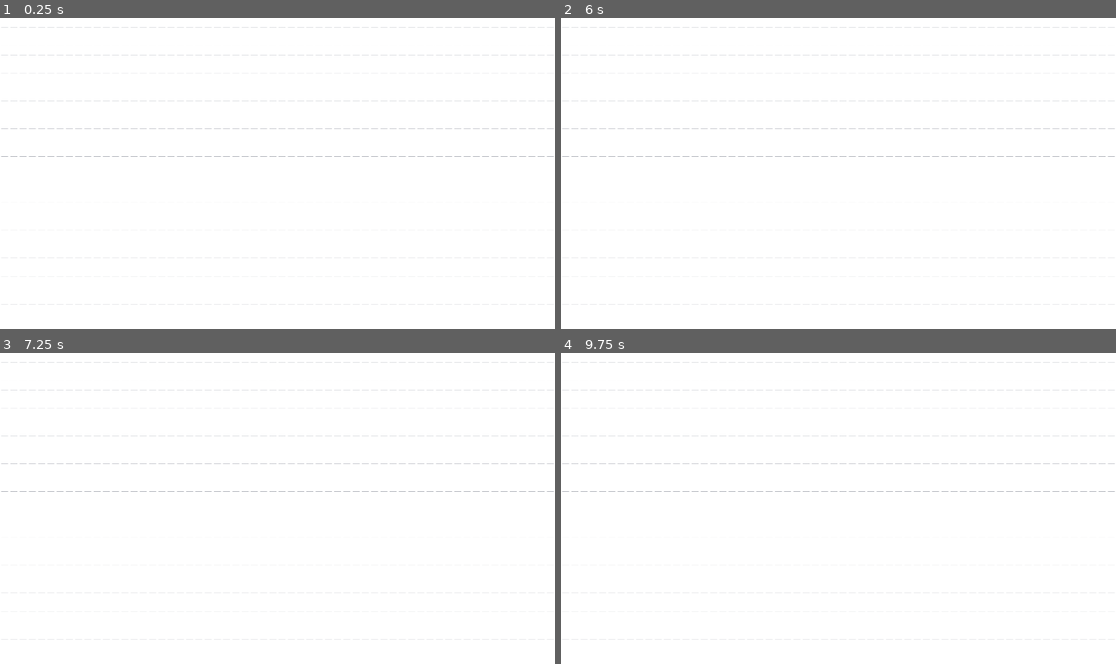
Above: before the commit, frames 1-4 (two rows, left to right).
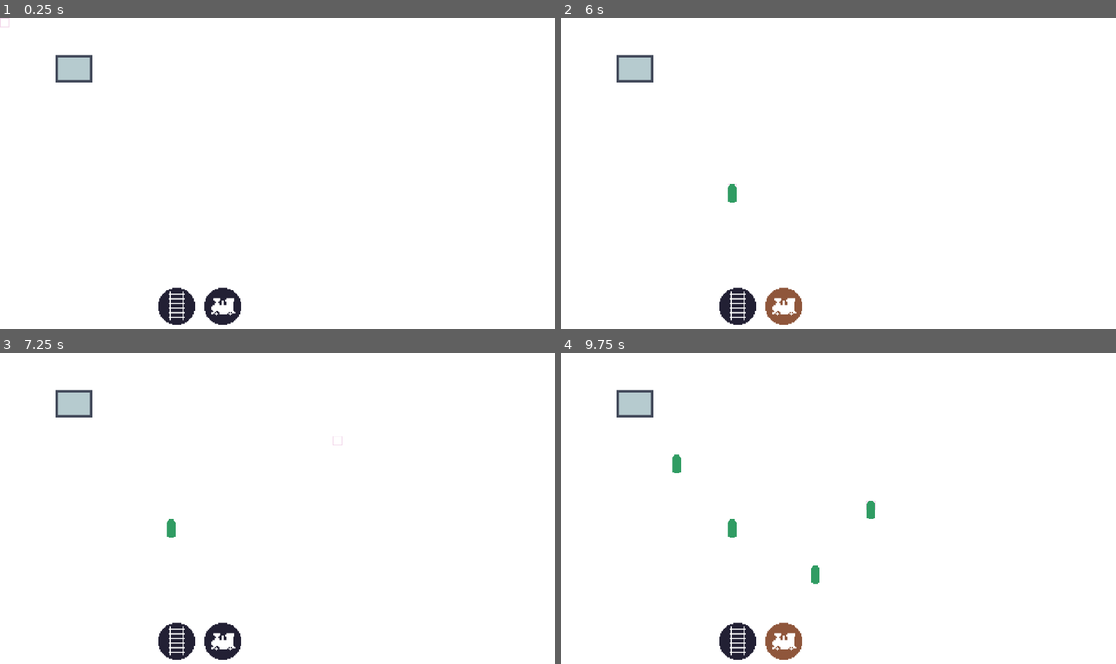
Above: after the commit, the same moments.

Repository: Paulb23/ludum_dare_45
Game: Godot game, scene res://game.tscn
Same seed, same stepped clock (60 frames per second), same inputs: the game is played once before the commit and once after it. Before the commit the project has no main scene; this scene is started directly in both runs.
Inputs (mouse positions are in pixels of both pictures, inside the frame that each line leads up to):
- Up to frame 1 (0.25 s): no input
- Up to frame 2 (6 s): click (738, 307) at 0.52 s; click (783, 307) at 1.27 s; click (738, 307) at 2.02 s; click (783, 307) at 2.77 s; click (738, 307) at 3.52 s; click (783, 307) at 4.27 s; tap Enter at 5 s; move the mouse to (960, 157) at 5.02 s; click (960, 157) at 5.17 s; tap Space at 5.75 s; move the mouse to (727, 189) at 5.77 s; click (727, 189) at 5.92 s
- Up to frame 3 (7.25 s): tap Enter at 6.5 s; move the mouse to (333, 440) at 6.52 s; click (333, 440) at 6.67 s
- Up to frame 4 (9.75 s): tap Space at 7.25, 8.75 s; move the mouse to (810, 570) at 7.27 s; click (810, 570) at 7.42 s; tap Enter at 8 s; move the mouse to (1005, 555) at 8.02 s; click (1005, 555) at 8.17 s; move the mouse to (672, 461) at 8.77 s; click (672, 461) at 8.92 s; move the mouse to (866, 508) at 9.52 s; click (866, 508) at 9.67 s

The runs differ from the first frame. In frame 1, 2.5% of the frame differs, in the area x 0-100%, y 0-99%; in frame 2, 2.6%; in frame 3, 2.6%; in frame 4, 2.8%, in the area x 0-100%, y 2-99%.

Commit message:
inital train placement and nav

Diff:
--- a/ludum_dare_45/game.gd
+++ b/ludum_dare_45/game.gd
@@ -1,5 +1,20 @@
 extends Node2D
 
+var train = preload("res://objects/train.tscn")
 
 func _ready() -> void:
 	$player.connect("place_tile", $level, "place_tile")
+	$player.connect("sell_tile", $level, "sell_tile")
+	$player.connect("buy_train", self, "_buy_train")
+
+	$ui.connect("build_rail_toggled", $player, "set_building_rail")
+	$ui.connect("place_train_toggled", $player, "set_place_train")
+
+func _buy_train(x : int, y : int) -> void:
+	var new_train = train.instance()
+	new_train.position = $level/nav/map.map_to_world(Vector2(x,y))
+	$trains.add_child(new_train)
+
+	var points = $level/nav.get_simple_path(new_train.position, $level/stations/station.position, false)
+	if (points.size() > 0 && points[0] == new_train.position):
+		$Line2D.points = points
--- a/ludum_dare_45/game.tscn
+++ b/ludum_dare_45/game.tscn
@@ -1,19 +1,79 @@
-[gd_scene load_steps=5 format=2]
+[gd_scene load_steps=13 format=2]
 
 [ext_resource path="res://scripts/level.gd" type="Script" id=1]
 [ext_resource path="res://tiles/tileset.tres" type="TileSet" id=2]
 [ext_resource path="res://player.tscn" type="PackedScene" id=3]
 [ext_resource path="res://game.gd" type="Script" id=4]
+[ext_resource path="res://icons/rail_icon.png" type="Texture" id=5]
+[ext_resource path="res://icons/rail_icon_hover.png" type="Texture" id=6]
+[ext_resource path="res://icons/rail_icon_active.png" type="Texture" id=7]
+[ext_resource path="res://scripts/ui.gd" type="Script" id=8]
+[ext_resource path="res://icons/train_icon.png" type="Texture" id=9]
+[ext_resource path="res://icons/train_icon_hover.png" type="Texture" id=10]
+[ext_resource path="res://icons/train_icon_active.png" type="Texture" id=11]
+[ext_resource path="res://objects/station.tscn" type="PackedScene" id=12]
 
 [node name="game" type="Node2D"]
 script = ExtResource( 4 )
 
-[node name="level" type="TileMap" parent="."]
+[node name="level" type="Node2D" parent="."]
+script = ExtResource( 1 )
+
+[node name="nav" type="Navigation2D" parent="level"]
+
+[node name="map" type="TileMap" parent="level/nav"]
 tile_set = ExtResource( 2 )
 cell_size = Vector2( 32, 32 )
 cell_custom_transform = Transform2D( 32, 0, 0, 32, 0, 0 )
 centered_textures = true
 format = 1
-script = ExtResource( 1 )
+
+[node name="stations" type="Node2D" parent="level"]
+
+[node name="station" parent="level/stations" instance=ExtResource( 12 )]
+position = Vector2( 192, 128 )
 
 [node name="player" parent="." instance=ExtResource( 3 )]
+
+[node name="trains" type="Node2D" parent="."]
+
+[node name="Line2D" type="Line2D" parent="."]
+default_color = Color( 1, 0, 0, 1 )
+
+[node name="ui" type="Control" parent="."]
+margin_right = 40.0
+margin_bottom = 40.0
+script = ExtResource( 8 )
+__meta__ = {
+"_edit_use_anchors_": false
+}
+
+[node name="build_rail" type="TextureButton" parent="ui"]
+margin_left = 547.0
+margin_top = 935.0
+margin_right = 675.0
+margin_bottom = 1063.0
+rect_min_size = Vector2( 64, 0 )
+toggle_mode = true
+texture_normal = ExtResource( 5 )
+texture_pressed = ExtResource( 7 )
+texture_hover = ExtResource( 6 )
+expand = true
+__meta__ = {
+"_edit_use_anchors_": false
+}
+
+[node name="place_train" type="TextureButton" parent="ui"]
+margin_left = 707.0
+margin_top = 935.0
+margin_right = 835.0
+margin_bottom = 1063.0
+rect_min_size = Vector2( 64, 0 )
+toggle_mode = true
+texture_normal = ExtResource( 9 )
+texture_pressed = ExtResource( 11 )
+texture_hover = ExtResource( 10 )
+expand = true
+__meta__ = {
+"_edit_use_anchors_": false
+}
--- /dev/null
+++ b/ludum_dare_45/objects/station.tscn
@@ -0,0 +1,17 @@
+[gd_scene load_steps=3 format=2]
+
+[ext_resource path="res://objects/square_station.png" type="Texture" id=1]
+
+[sub_resource type="NavigationPolygon" id=1]
+vertices = PoolVector2Array( -9, -7, 134, -7, 134, 104, -9, 104 )
+polygons = [ PoolIntArray( 0, 1, 2, 3 ) ]
+outlines = [ PoolVector2Array( -9, -7, 134, -7, 134, 104, -9, 104 ) ]
+
+[node name="station" type="Node2D"]
+
+[node name="Sprite" type="Sprite" parent="."]
+texture = ExtResource( 1 )
+centered = false
+
+[node name="NavigationPolygonInstance" type="NavigationPolygonInstance" parent="."]
+navpoly = SubResource( 1 )
--- /dev/null
+++ b/ludum_dare_45/objects/train.tscn
@@ -0,0 +1,9 @@
+[gd_scene load_steps=2 format=2]
+
+[ext_resource path="res://objects/train.png" type="Texture" id=1]
+
+[node name="train" type="Node2D"]
+
+[node name="Sprite" type="Sprite" parent="."]
+texture = ExtResource( 1 )
+centered = false
--- a/ludum_dare_45/player.tscn
+++ b/ludum_dare_45/player.tscn
@@ -1,6 +1,13 @@
-[gd_scene load_steps=2 format=2]
+[gd_scene load_steps=3 format=2]
 
 [ext_resource path="res://scripts/player.gd" type="Script" id=1]
+[ext_resource path="res://icons/selected_tile.png" type="Texture" id=2]
 
 [node name="player" type="Node2D"]
 script = ExtResource( 1 )
+
+[node name="place_tile_icon" type="Sprite" parent="."]
+modulate = Color( 1, 1, 1, 0.352941 )
+texture = ExtResource( 2 )
+centered = false
+region_rect = Rect2( 32, 0, 32, 32 )
--- a/ludum_dare_45/project.godot
+++ b/ludum_dare_45/project.godot
@@ -16,11 +16,40 @@
 [application]
 
 config/name="Ludum Dare 45"
+run/main_scene="res://game.tscn"
 config/icon="res://icon.png"
 
 [autoload]
 
 Globals="*res://globals.gd"
+
+[display]
+
+window/size/width=1920
+window/size/height=1080
+
+[importer_defaults]
+
+texture={
+"compress/bptc_ldr": 0,
+"compress/hdr_mode": 0,
+"compress/lossy_quality": 0.7,
+"compress/mode": 0,
+"compress/normal_map": 0,
+"detect_3d": false,
+"flags/anisotropic": false,
+"flags/filter": false,
+"flags/mipmaps": false,
+"flags/repeat": 0,
+"flags/srgb": 2,
+"process/HDR_as_SRGB": false,
+"process/fix_alpha_border": true,
+"process/invert_color": false,
+"process/premult_alpha": false,
+"size_limit": 0,
+"stream": false,
+"svg/scale": 1.0
+}
 
 [rendering]
 
--- a/ludum_dare_45/scripts/level.gd
+++ b/ludum_dare_45/scripts/level.gd
@@ -1,4 +1,4 @@
-extends TileMap
+extends Node2D
 
 const UP = 0
 const DOWN = 1
@@ -13,58 +13,67 @@
 const RIGHT_ANGLE_CONNECTION = 5
 const QUAD_CONNECIONS = 6
 
+onready var map = $nav/map
+
 func _ready() -> void:
 	for x in range(0, 100):
 		for y in range(0, 100):
-			set_cell(x ,y, 0)
+			map.set_cell(x ,y, 0)
 
 func place_tile(x : int, y : int) -> void:
-	set_cell(x ,y, NO_CONNECTIONS)
+	map.set_cell(x ,y, NO_CONNECTIONS)
 	_update_cell(x , y)
 	_update_cell(x - 1 , y)
 	_update_cell(x + 1, y)
 	_update_cell(x , y - 1)
 	_update_cell(x , y + 1)
 
-func _update_cell(x : int, y : int):
-	if (get_cell(x, y) <= 0 || x < 0 || y < 0):
+func sell_tile(x : int, y : int) -> void:
+	map.set_cell(x ,y, EMPTY)
+	_update_cell(x - 1 , y)
+	_update_cell(x + 1, y)
+	_update_cell(x , y - 1)
+	_update_cell(x , y + 1)
+
+func _update_cell(x : int, y : int) -> void:
+	if (map.get_cell(x, y) <= 0 || x < 0 || y < 0):
 		return
 
 	var connections := [0, 0, 0, 0]
 
-	if (x > 0 && get_cell(x - 1, y) > 0):
+	if (x > 0 && map.get_cell(x - 1, y) > 0):
 		connections[LEFT] = 1
 
-	if (get_cell(x + 1, y) > 0):
+	if (map.get_cell(x + 1, y) > 0):
 		connections[RIGHT] = 1
 
-	if (y > 0 && get_cell(x, y - 1) > 0):
+	if (y > 0 && map.get_cell(x, y - 1) > 0):
 		connections[UP] = 1
 
-	if (get_cell(x, y + 1) > 0):
+	if (map.get_cell(x, y + 1) > 0):
 		connections[DOWN] = 1
 
 	var total_connections = connections.count(1)
 
 	if (total_connections == 0):
-		set_cell(x , y, NO_CONNECTIONS)
+		map.set_cell(x , y, NO_CONNECTIONS)
 		return
 
 	if (total_connections == 4):
-		set_cell(x , y, QUAD_CONNECIONS)
+		map.set_cell(x , y, QUAD_CONNECIONS)
 		return
 
 	if (total_connections == 1):
-		set_cell(x ,y, SINGLE_CONNECTION, connections[RIGHT], connections[DOWN], connections[RIGHT] || connections[LEFT])
+		map.set_cell(x ,y, SINGLE_CONNECTION, connections[RIGHT], connections[DOWN], connections[RIGHT] || connections[LEFT])
 		return
 
 	if (total_connections == 3):
-		set_cell(x ,y, THREE_CONNECTIONS, connections[RIGHT], !connections[UP], (connections[UP] && !connections[DOWN]) || (!connections[UP] && connections[DOWN]))
+		map.set_cell(x ,y, THREE_CONNECTIONS, connections[RIGHT], !connections[UP], (connections[UP] && !connections[DOWN]) || (!connections[UP] && connections[DOWN]))
 		return
 
 	if (total_connections == 2):
 		if ((connections[LEFT] && connections[RIGHT]) || (connections[UP] && connections[DOWN])):
-			set_cell(x ,y, STRAIGHT_CONNECION, connections[RIGHT], connections[DOWN], connections[RIGHT] || connections[LEFT])
+			map.set_cell(x ,y, STRAIGHT_CONNECION, connections[RIGHT], connections[DOWN], connections[RIGHT] || connections[LEFT])
 			return
-		set_cell(x ,y, RIGHT_ANGLE_CONNECTION, connections[RIGHT], connections[DOWN], connections[RIGHT] || connections[LEFT])
+		map.set_cell(x ,y, RIGHT_ANGLE_CONNECTION, connections[RIGHT], connections[DOWN], connections[RIGHT] || connections[LEFT])
 		return
--- a/ludum_dare_45/scripts/player.gd
+++ b/ludum_dare_45/scripts/player.gd
@@ -1,9 +1,40 @@
 extends Node2D
 
 signal place_tile
+signal sell_tile
+
+signal buy_train
+
+var building_rail := false
+var placing_train := false
 
 func _input(event: InputEvent) -> void:
-	if (event is InputEventMouseMotion):
-		if (event.button_mask == BUTTON_LEFT):
+	if (event is InputEventMouse):
+		if (building_rail):
+			if (event.button_mask == BUTTON_LEFT):
+				var mouse_pos := get_local_mouse_position()
+				emit_signal("place_tile", floor(mouse_pos.x / Globals.tile_width), floor(mouse_pos.y / Globals.tile_height))
+
+		if (placing_train):
+			if (event.button_mask == BUTTON_LEFT):
+				var mouse_pos := get_local_mouse_position()
+				emit_signal("buy_train", floor(mouse_pos.x / Globals.tile_width), floor(mouse_pos.y / Globals.tile_height))
+
+		if (event is InputEventMouseMotion ):
 			var mouse_pos := get_local_mouse_position()
-			emit_signal("place_tile", floor(mouse_pos.x / Globals.tile_width), floor(mouse_pos.y / Globals.tile_height))
+			mouse_pos.x = floor(mouse_pos.x / Globals.tile_width) * Globals.tile_width
+			mouse_pos.y = floor(mouse_pos.y / Globals.tile_height) * Globals.tile_height
+			$place_tile_icon.position = mouse_pos
+
+		if (event.button_mask == BUTTON_RIGHT):
+			var mouse_pos := get_local_mouse_position()
+			emit_signal("sell_tile", floor(mouse_pos.x / Globals.tile_width), floor(mouse_pos.y / Globals.tile_height))
+
+
+
+func set_building_rail(enabled : bool) -> void:
+	building_rail = enabled;
+
+
+func set_place_train(enabled : bool) -> void:
+	placing_train = enabled
--- /dev/null
+++ b/ludum_dare_45/scripts/ui.gd
@@ -0,0 +1,26 @@
+extends Control
+
+signal build_rail_toggled
+signal place_train_toggled
+
+var updating_buttons := false
+
+func _ready() -> void:
+	$build_rail.connect("toggled", self, "build_rail_toggled")
+	$place_train.connect("toggled", self, "place_train_toggled")
+
+func _reset_buttons():
+	updating_buttons = true;
+	$place_train.set_pressed(false)
+	$build_rail.set_pressed(false)
+	updating_buttons = false;
+
+func build_rail_toggled(toggled : bool) -> void:
+	emit_signal("build_rail_toggled", toggled)
+	if (toggled):
+		$place_train.set_pressed(false)
+
+func place_train_toggled(toggled : bool) -> void:
+	emit_signal("place_train_toggled", toggled)
+	if (toggled):
+		$build_rail.set_pressed(false)
--- a/ludum_dare_45/tiles/tileset.tres
+++ b/ludum_dare_45/tiles/tileset.tres
@@ -1,6 +1,26 @@
-[gd_resource type="TileSet" load_steps=2 format=2]
+[gd_resource type="TileSet" load_steps=7 format=2]
 
 [ext_resource path="res://tiles/tiles.png" type="Texture" id=1]
+
+[sub_resource type="NavigationPolygon" id=1]
+vertices = PoolVector2Array( 0, 0, 32, 0, 32, 32, 0, 32 )
+polygons = [ PoolIntArray( 0, 1, 2, 3 ) ]
+
+[sub_resource type="NavigationPolygon" id=4]
+vertices = PoolVector2Array( 0, 0, 32, 0, 32, 32, 0, 32 )
+polygons = [ PoolIntArray( 0, 1, 2, 3 ) ]
+
+[sub_resource type="NavigationPolygon" id=3]
+vertices = PoolVector2Array( 32, 0, 0, 0, 0, 32, 32, 32 )
+polygons = [ PoolIntArray( 0, 1, 2, 3 ) ]
+
+[sub_resource type="NavigationPolygon" id=5]
+vertices = PoolVector2Array( 0, 0, 32, 0, 32, 32, 0, 32 )
+polygons = [ PoolIntArray( 0, 1, 2, 3 ) ]
+
+[sub_resource type="NavigationPolygon" id=6]
+vertices = PoolVector2Array( 0, 0, 32, 0, 32, 32, 0, 32 )
+polygons = [ PoolIntArray( 0, 1, 2, 3 ) ]
 
 [resource]
 0/name = "plain_tile"
@@ -31,6 +51,7 @@
 2/tile_mode = 0
 2/occluder_offset = Vector2( 0, 0 )
 2/navigation_offset = Vector2( 0, 0 )
+2/navigation = SubResource( 1 )
 2/shapes = [  ]
 2/z_index = 0
 3/name = "three_connections"
@@ -41,6 +62,7 @@
 3/tile_mode = 0
 3/occluder_offset = Vector2( 0, 0 )
 3/navigation_offset = Vector2( 0, 0 )
+3/navigation = SubResource( 4 )
 3/shapes = [  ]
 3/z_index = 0
 4/name = "stright_connections"
@@ -51,6 +73,7 @@
 4/tile_mode = 0
 4/occluder_offset = Vector2( 0, 0 )
 4/navigation_offset = Vector2( 0, 0 )
+4/navigation = SubResource( 3 )
 4/shapes = [  ]
 4/z_index = 0
 5/name = "right_angle_connections"
@@ -61,6 +84,7 @@
 5/tile_mode = 0
 5/occluder_offset = Vector2( 0, 0 )
 5/navigation_offset = Vector2( 0, 0 )
+5/navigation = SubResource( 5 )
 5/shapes = [  ]
 5/z_index = 0
 6/name = "quad_connections"
@@ -71,5 +95,6 @@
 6/tile_mode = 0
 6/occluder_offset = Vector2( 0, 0 )
 6/navigation_offset = Vector2( 0, 0 )
+6/navigation = SubResource( 6 )
 6/shapes = [  ]
 6/z_index = 0
Binary file added: ludum_dare_45/icons/delete_icon.png
Binary file added: ludum_dare_45/icons/delete_icon_hover.png
Binary file added: ludum_dare_45/icons/deletel_icon_active.png
Binary file added: ludum_dare_45/icons/rail_icon.png
Binary file added: ludum_dare_45/icons/rail_icon_active.png
Binary file added: ludum_dare_45/icons/rail_icon_hover.png
Binary file added: ludum_dare_45/icons/selected_tile.png
Binary file added: ludum_dare_45/icons/train_icon.png
Binary file added: ludum_dare_45/icons/train_icon_active.png
Binary file added: ludum_dare_45/icons/train_icon_hover.png
Binary file added: ludum_dare_45/objects/square_station.png
Binary file added: ludum_dare_45/objects/train.png
